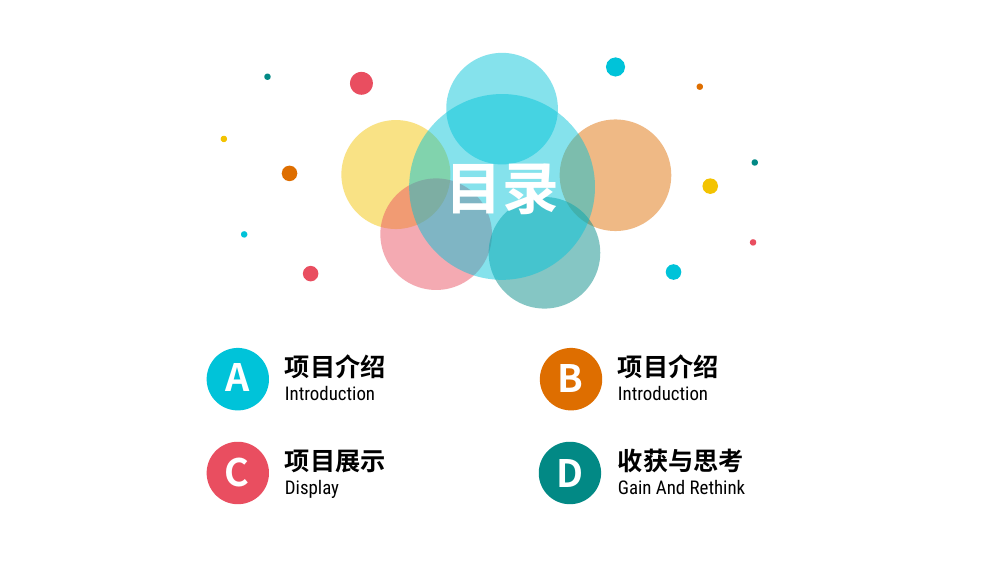
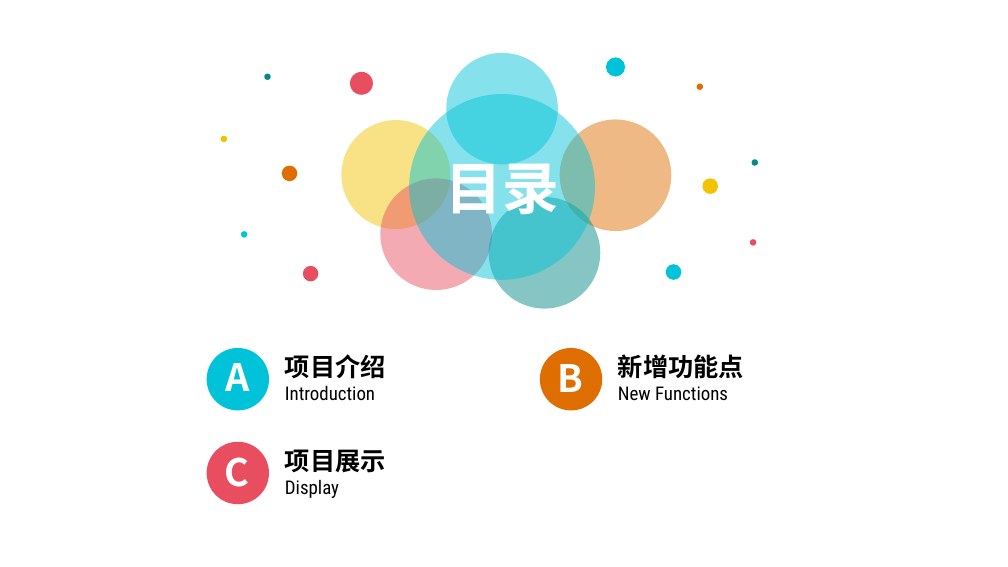
Before and after one commit to liuxiaoqian0724/7plusplus_Project, a slide deck: slide 2 of 2019大三下学期项目展示成果/青蓝家教.pptx. Drawn at 1008x567 pixels with LibreOffice and Linux fonts; fonts in the diff are those of the drawing; background and template pictures are left out. Boxes give left, top, right and bottom in pixels: in the first picture for what was removed or moved away, otherwise in the second. Text is boxed around its words. In the diff, an @@ line names an element or a change of style, - is before the commit and + after.

Commit message:
19下学期项目展示准备

```diff
--- a/2019大三下学期项目展示成果/青蓝家教.pptx
+++ b/2019大三下学期项目展示成果/青蓝家教.pptx
@@ text at <box>618,354,744,401</box>: text changed @@
-项目介绍
-Introduction
+新增功能点
+New Functions
@@ freeform shape removed at <box>537,440,602,506</box> @@
@@ text removed at <box>618,448,746,495</box> @@
-收获与思考
-Gain And Rethink
@@ text removed at <box>556,459,583,487</box> @@
-D
```
Also in this commit, not shown: 3 other slides changed, 6 slides added, 12 slides removed, 6 other files.
